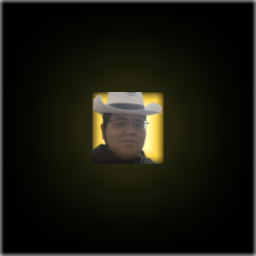
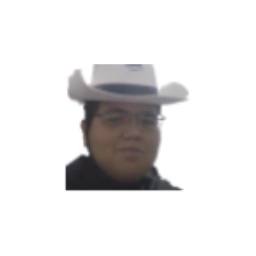
Layers edited between the first and the second 256×256 image:
painted on "cópia de cópia de IMG-20251204-WA0006.jpg" over (x1=64, y1=64, x2=192, y2=192)
removed layer "Transformação" over (x1=0, y1=0, x2=256, y2=256)
